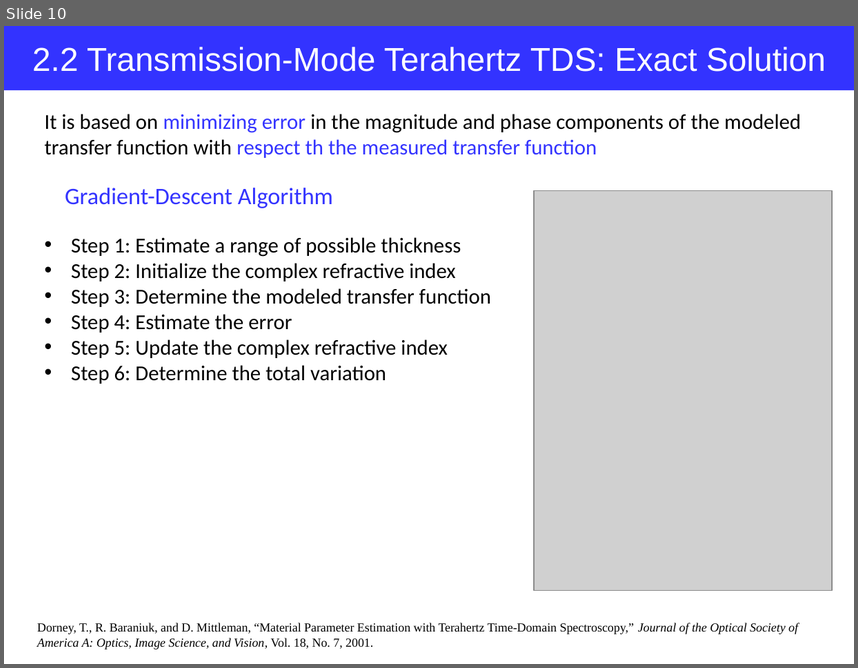
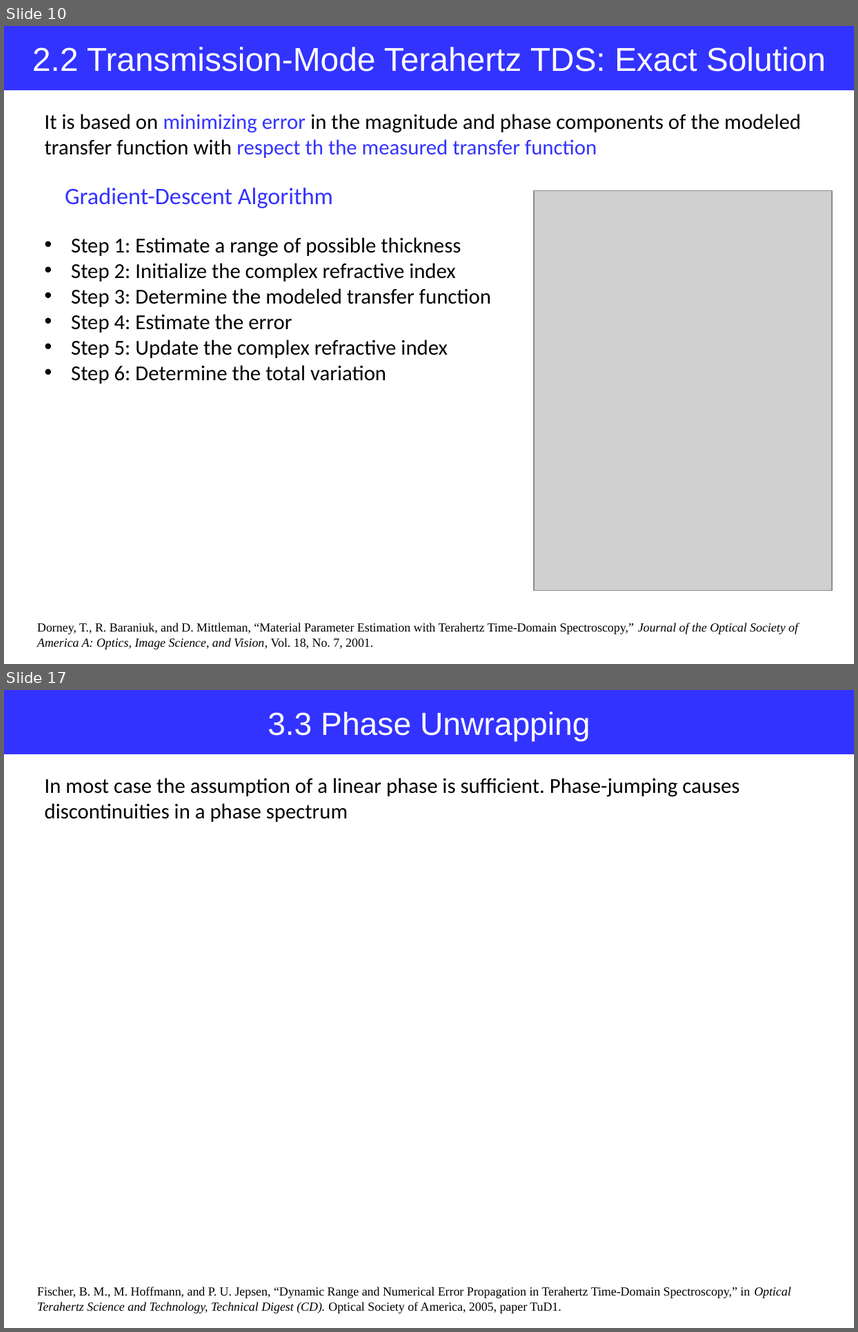
Before and after one commit to jglee96/NBTP_Lab, a slide deck: Terahertz Metrology/Ch2/Terahertz Metrology_Ch2.pptx. Shown one above the other, each under a label of ours: slide 10 before the commit, slides 10 and 17 after it; the slides between them are not shown. The pictures are 858x668 and 858x1332 pixels, drawn with LibreOffice and Linux fonts; fonts in the diff are those of the drawing; grey boxes stand for pictures. Boxes give left, top, right and bottom in pixels: in the first picture for what was removed or moved away, otherwise in the second. Text is boxed around its words. In the diff, an @@ line names an element or a change of style, - is before the commit and + after.

```diff
--- a/Terahertz Metrology/Ch2/Terahertz Metrology_Ch2.pptx
+++ b/Terahertz Metrology/Ch2/Terahertz Metrology_Ch2.pptx
@@ slide 17 added at (4,690,854,1328), background #FFFFFF @@
@@ rectangle added at (4,690,854,755), fill #3333FF, 27 pt, text #FFFFFF @@
+3.3 Phase Unwrapping
@@ text added at (45,778,740,822), 18 pt, text #000000 @@
+In most case the assumption of a linear phase is sufficient. Phase-jumping causes discontinuities in a phase spectrum
@@ text added at (37,1286,791,1313), 10.5 pt, text #000000 @@
+Fischer, B. M., M. Hoffmann, and P. U. Jepsen, “Dynamic Range and Numerical Error Propagation in Terahertz Time-Domain Spectroscopy,” in Optical Terahertz Science and Technology, Technical Digest (CD). Optical Society of America, 2005, paper TuD1.
```
Also in this commit, not shown: 2 slides changed, 6 other slides added, 11 other files.
